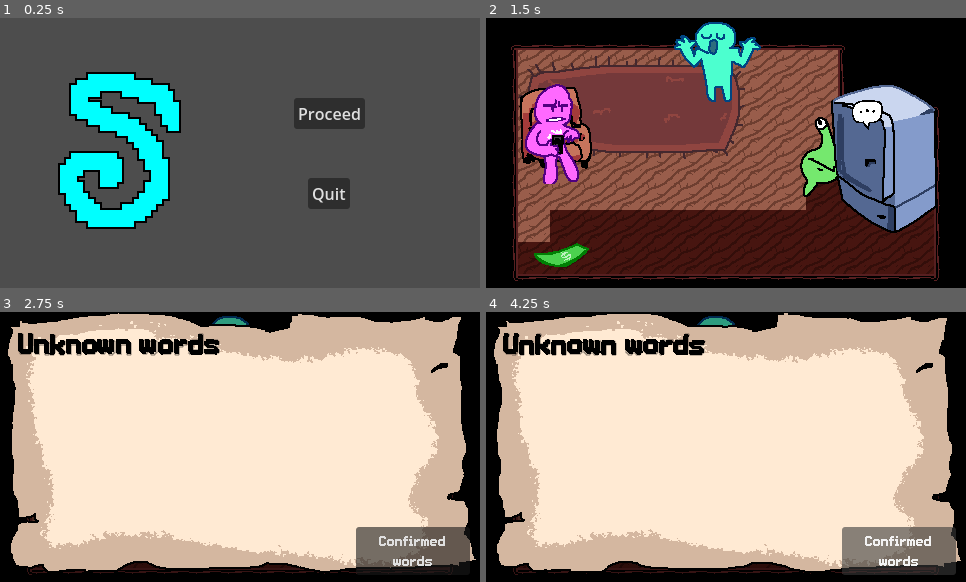
Above: before the commit, frames 1-4 (two rows, left to right).
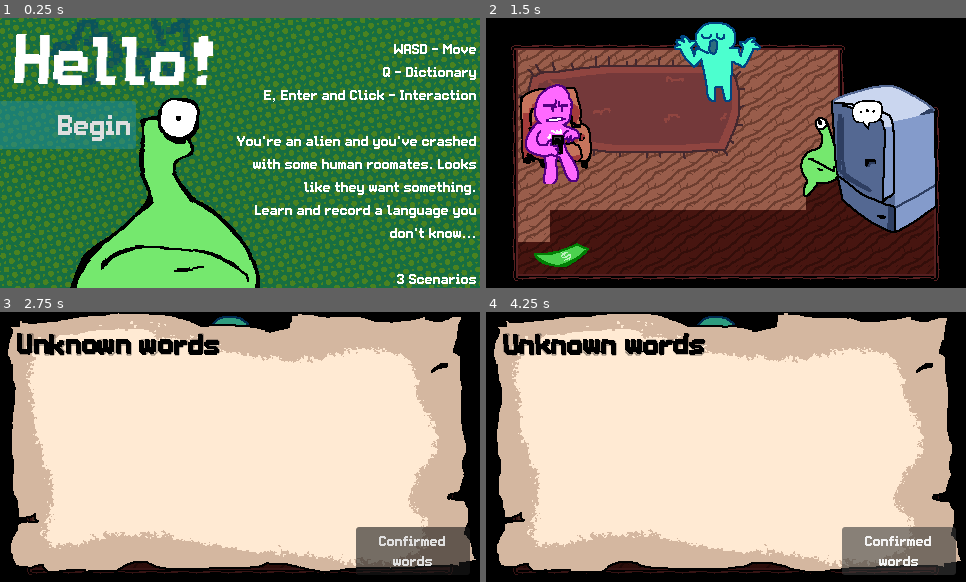
Above: after the commit, the same moments.

Repository: hryspider/GGJ-Committee-Team26
Game: Godot game, scene res://ui/newtitle.tscn
Two runs of this game, one before a commit and one after it. Both use one fixed random seed, a clock stepped at 60 frames per second and the inputs below. Before the commit the project starts from res://rooms/title_screen.tscn.
Inputs (mouse positions are in pixels of both pictures, inside the frame that each line leads up to):
- Up to frame 1 (0.25 s): no input
- Up to frame 2 (1.5 s): click "Proceed" (after the commit: "Begin") at 0.5 s; tap Enter at 1.25 s; move the mouse to (831, 139) at 1.27 s; hold D (right) from 1.28 s (still down); click (831, 139) at 1.35 s
- Up to frame 3 (2.75 s): move the mouse to (144, 460) at 2.02 s; release D (right) at 2.03 s; hold S (down) from 2.03 s (still down); tap Q (dictionary) at 2.1 s
- Up to frame 4 (4.25 s): release S (down) at 2.75 s; click "Confirmed words" at 2.75 s; click "Back" at 3.5 s

The runs differ from the first frame. In frame 1, 100% of the frame differs, in the area x 0-100%, y 0-100%; in frame 2, nothing differs; in frame 3, 0.2%; in frame 4, 0.3%.

Commit message:
new title

Diff:
--- a/project.godot
+++ b/project.godot
@@ -15,7 +15,7 @@
 [application]
 
 config/name="GGJ-Committee-Team"
-run/main_scene="uid://bb4duxx2x4j83"
+run/main_scene="uid://byca1sh4f6l8f"
 config/features=PackedStringArray("4.6", "Mobile")
 config/icon="res://icon.svg"
 
--- /dev/null
+++ b/ui/newtitle.tscn
@@ -0,0 +1,112 @@
+[gd_scene format=3 uid="uid://byca1sh4f6l8f"]
+
+[ext_resource type="Material" uid="uid://mnx2ug0qmck6" path="res://shaders/background_material.tres" id="1_grn02"]
+[ext_resource type="Texture2D" uid="uid://bd5fywco1xi42" path="res://images/ui/white_background.png" id="2_rosuy"]
+[ext_resource type="Shader" uid="uid://btxr4e7dfnmlk" path="res://shaders/pixel_jitter.gdshader" id="3_33ya6"]
+[ext_resource type="FontFile" uid="uid://cpr4cgq64ufh" path="res://text/GloopGleep.ttf" id="4_csh7x"]
+[ext_resource type="FontFile" uid="uid://bheug0blsloux" path="res://text/retro-pixel-thick.ttf" id="5_1ixiv"]
+[ext_resource type="Script" uid="uid://diml3436rvtyt" path="res://ui/transition.gd" id="6_mnnh1"]
+[ext_resource type="Material" uid="uid://v34j4uwqvkvk" path="res://shaders/pixel_jitter_material.tres" id="7_4s5sv"]
+[ext_resource type="PackedScene" uid="uid://4lbbfd2e5la3" path="res://rooms/roomate_house.tscn" id="7_rosuy"]
+[ext_resource type="Texture2D" uid="uid://bjid0iprcl0wk" path="res://images/title_alien.png" id="8_nii0g"]
+
+[sub_resource type="ShaderMaterial" id="ShaderMaterial_e7yv1"]
+shader = ExtResource("3_33ya6")
+
+[sub_resource type="ShaderMaterial" id="ShaderMaterial_unp1r"]
+shader = ExtResource("3_33ya6")
+
+[sub_resource type="StyleBoxFlat" id="StyleBoxFlat_6s2sd"]
+content_margin_left = 4.0
+content_margin_top = 4.0
+content_margin_right = 4.0
+content_margin_bottom = 4.0
+bg_color = Color(0.12540002, 0.5403599, 0.57, 0.6)
+corner_radius_top_left = 3
+corner_radius_top_right = 3
+corner_radius_bottom_right = 3
+corner_radius_bottom_left = 3
+corner_detail = 5
+expand_margin_left = 70.0
+
+[node name="TextureRect" type="TextureRect" unique_id=252398796]
+material = ExtResource("1_grn02")
+instance_shader_parameters/primary_color = Color(0.090299994, 0.43, 0.25448835, 1)
+instance_shader_parameters/secondary_color = Color(0.29036, 0.51, 0.1224, 1)
+offset_right = 40.0
+offset_bottom = 40.0
+texture = ExtResource("2_rosuy")
+
+[node name="Label3" type="Label" parent="." unique_id=847911718]
+material = SubResource("ShaderMaterial_e7yv1")
+instance_shader_parameters/color = Color(0, 0.24200009, 0.44, 0.53333336)
+instance_shader_parameters/localjitterrate = 5.0
+instance_shader_parameters/localjitterscale = 3.0
+layout_mode = 1
+offset_left = -26.0
+offset_top = -1.0
+offset_right = 277.0
+offset_bottom = 97.0
+theme_override_fonts/font = ExtResource("4_csh7x")
+theme_override_font_sizes/font_size = 77
+text = "al"
+horizontal_alignment = 1
+
+[node name="Label" type="Label" parent="." unique_id=1665995137]
+material = SubResource("ShaderMaterial_unp1r")
+instance_shader_parameters/localjitterrate = 5.0
+instance_shader_parameters/localjitterscale = 2.0
+layout_mode = 1
+offset_left = -33.0
+offset_top = -7.0
+offset_right = 270.0
+offset_bottom = 91.0
+theme_override_fonts/font = ExtResource("5_1ixiv")
+theme_override_font_sizes/font_size = 77
+text = "Hello!"
+horizontal_alignment = 1
+
+[node name="Label2" type="Label" parent="." unique_id=155738968]
+layout_mode = 1
+offset_left = 226.0
+offset_top = 21.0
+offset_right = 477.0
+offset_bottom = 271.0
+theme_override_fonts/font = ExtResource("5_1ixiv")
+theme_override_font_sizes/font_size = 16
+text = "WASD - Move
+Q - Dictionary
+E, Enter and Click - Interaction
+
+You're an alien and you've crashed with some human roomates. Looks like they want something.
+Learn and record a language you don't know...
+
+3 Scenarios"
+horizontal_alignment = 2
+autowrap_mode = 2
+
+[node name="Button" type="Button" parent="." unique_id=1047286475]
+layout_mode = 0
+offset_left = 54.0
+offset_top = 83.0
+offset_right = 136.0
+offset_bottom = 131.0
+theme_override_fonts/font = ExtResource("5_1ixiv")
+theme_override_font_sizes/font_size = 32
+theme_override_styles/normal = SubResource("StyleBoxFlat_6s2sd")
+theme_override_styles/pressed = SubResource("StyleBoxFlat_6s2sd")
+theme_override_styles/hover = SubResource("StyleBoxFlat_6s2sd")
+theme_override_styles/focus = SubResource("StyleBoxFlat_6s2sd")
+text = "Begin"
+script = ExtResource("6_mnnh1")
+destination = ExtResource("7_rosuy")
+
+[node name="TitleAlien" type="Sprite2D" parent="." unique_id=396674410]
+material = ExtResource("7_4s5sv")
+instance_shader_parameters/localjitterrate = 50.0
+instance_shader_parameters/localjitterscale = 0.4
+position = Vector2(165, 160)
+texture = ExtResource("8_nii0g")
+flip_h = true
+
+[connection signal="pressed" from="Button" to="Button" method="transition"]
Binary file added: images/title_alien.png
Not shown, added: images/title_alien.png.import
Not shown, changed: .DS_Store
